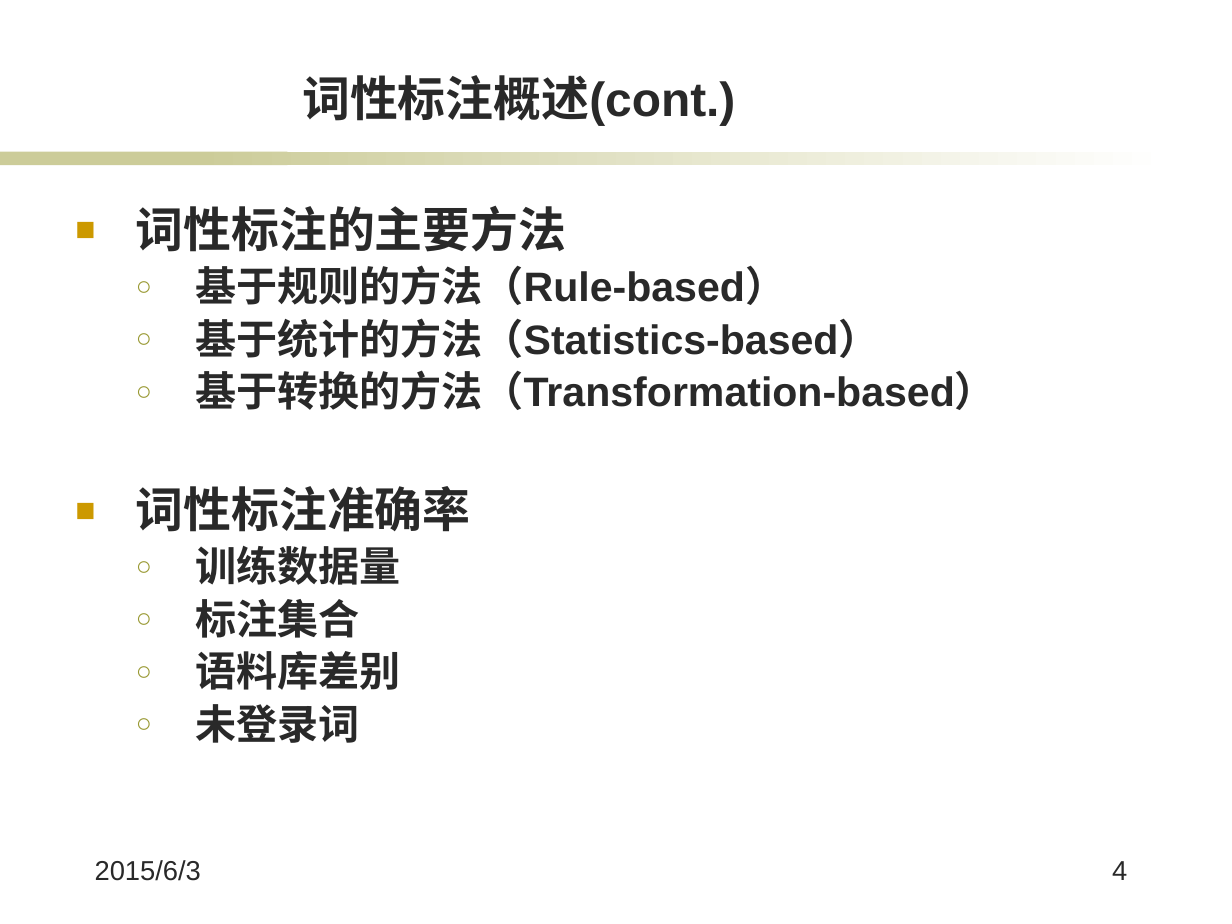
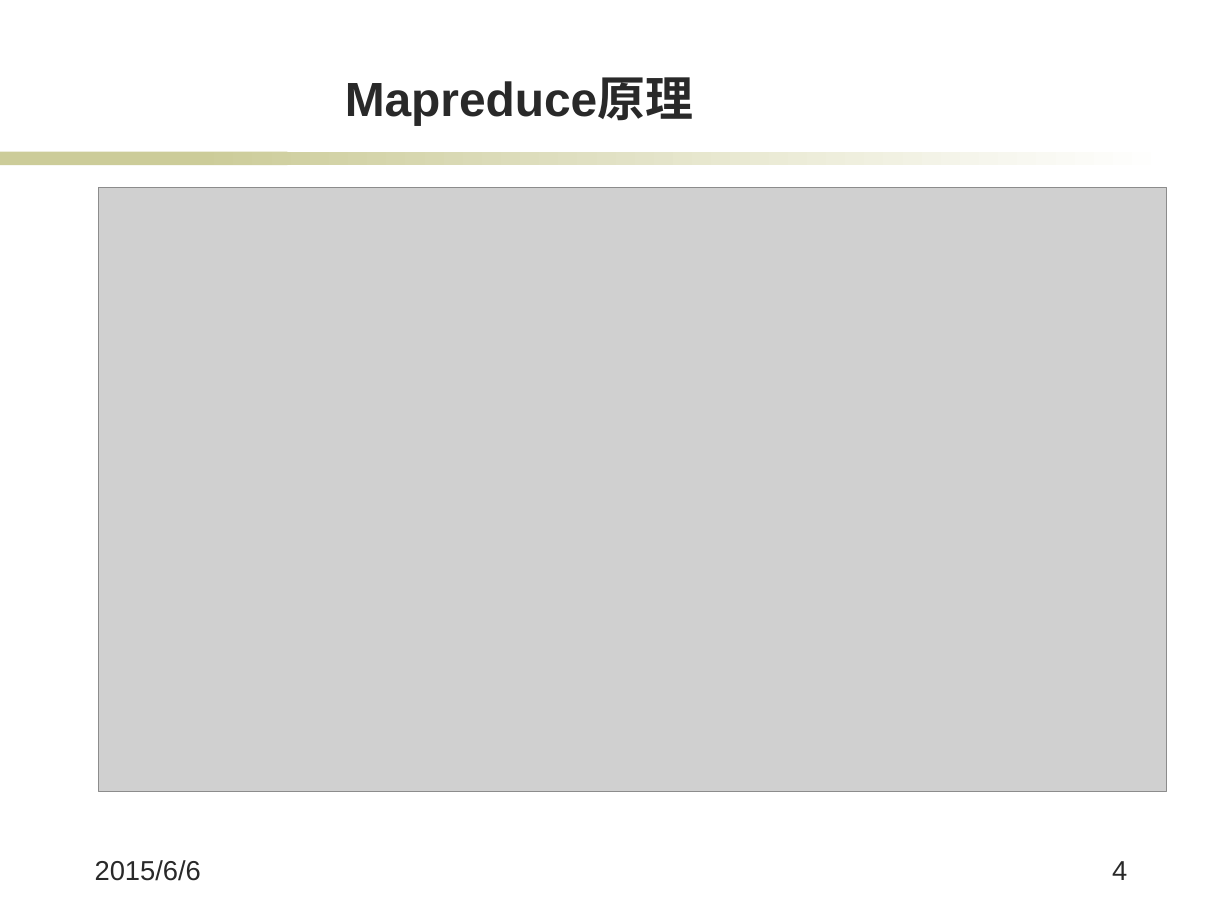
Before and after one commit to jiangxincode/thesis, a slide deck: slide 4 of 答辩.pptx. Drawn at 1232x924 pixels with LibreOffice and Linux fonts; fonts in the diff are those of the drawing; grey boxes stand for pictures; background and template pictures are left out. Boxes give left, top, right and bottom in pixels: in the first picture for what was removed or moved away, otherwise in the second. Text is boxed around its words. In the diff, an @@ line names an element or a change of style, - is before the commit and + after.

```diff
--- a/答辩.pptx
+++ b/答辩.pptx
@@ title at box(345, 78, 693, 125): text changed @@
-词性标注概述(cont.)
+Mapreduce原理
@@ picture added at box(99, 187, 1167, 792) @@
@@ text removed at box(136, 206, 996, 743) @@
-■ 词性标注的主要方法
-  ○ 基于规则的方法（Rule-based）
-  ○ 基于统计的方法（Statistics-based）
-  ○ 基于转换的方法（Transformation-based）
-■ 词性标注准确率
-  ○ 训练数据量
-  ○ 标注集合
-  ○ 语料库差别
-  ○ 未登录词
@@ text at box(95, 860, 201, 881): text changed @@
-2015/6/3
+2015/6/6
```
Also in this commit, not shown: 6 other slides changed, 11 slides added, 8 slides removed, 1 other file.
